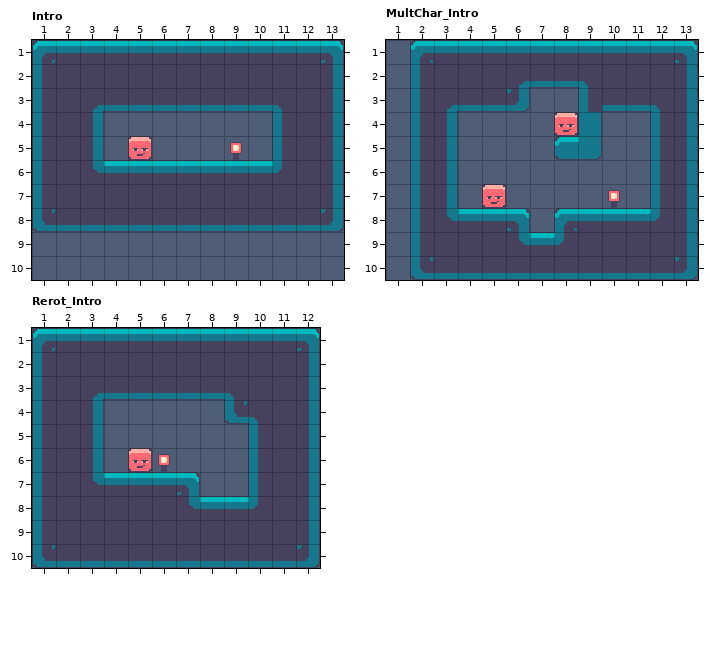
LDtk project -- assets/world.ldtk. Above, as it was before the edit.
Cells are 16x16 px. Shown: Intro x 1..13, y 1..10; MultChar_Intro x 1..13, y 1..10; Rerot_Intro x 1..12, y 1..10. The commit also changed other parts of the map, which this record leaves out. The old version is drawn lined up with the new one.
New version:
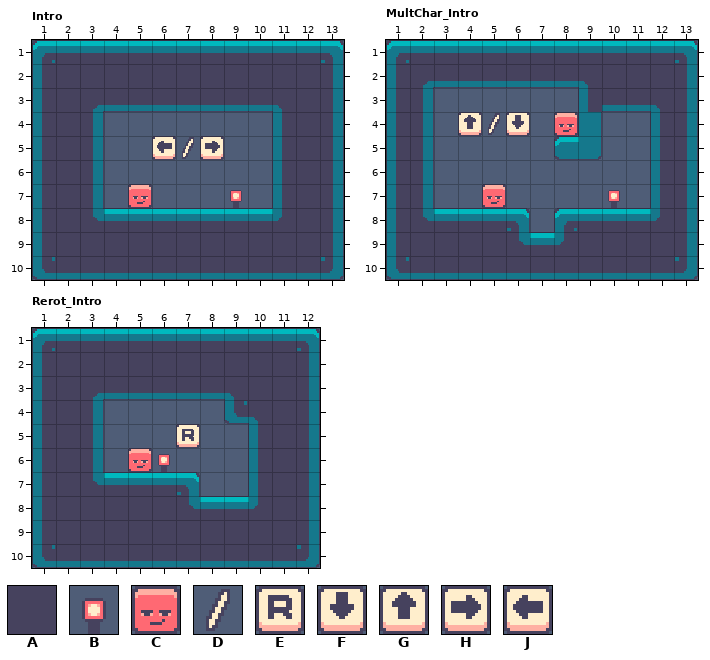
Key: from "IntGrid": A 1 "block"; from "SoftVibe16": B 47, C 71; from "SoftVibe18": D 40, E 41, F 51, G 52, H 63, J 64.
_ is an empty cell, . an unchanged one.
Objects are placed by their top-left corner, in cells (3,4 is the top-left corner of cell 3,4); size is 1x1 cell unless given.
Commit message: new keys tutorial and 31 levels
The edit:
Intro: map size 15x10 -> 15x12 cells
MultChar_Intro: map size 14x12 -> 15x12 cells (old content now starts at 1,0; both pictures use the new coordinates)
--- layer "IntGrid", Intro
@@ x 4..10 @@
- 6 AAAAAAA
- 7 AAAAAAA
+ 6 _______
+ 7 _______
@@ x 1..13 @@
- 9 _____________
-10 _____________
+ 9 AAAAAAAAAAAAA
+10 AAAAAAAAAAAAA
--- layer "Entities", Intro
-C "Player" at 5,5
+C "Player" at 5,7
-B "Goal" at 9,5
+B "Goal" at 9,7
+J "LeftKey" at 6,5
+H "RightKey" at 8,5
+D "Slash" at 7,5
--- layer "IntGrid", MultChar_Intro
@@ x 1..6 @@
- 1 _.....
- 2 _.....
- 3 _.AAAA
- 4 _.A...
- 5 _.A...
- 6 _.A...
- 7 _.A...
- 8 _.....
- 9 _.....
-10 _.....
+ 1 A.....
+ 2 A.....
+ 3 A.____
+ 4 A._...
+ 5 A._...
+ 6 A._...
+ 7 A._...
+ 8 A.....
+ 9 A.....
+10 A.....
--- layer "Entities", MultChar_Intro
+D "Slash" at 5,4
+G "TopKey" at 4,4
+F "DownKey" at 6,4
--- layer "Entities", Rerot_Intro
+E "RKey" at 7,5
